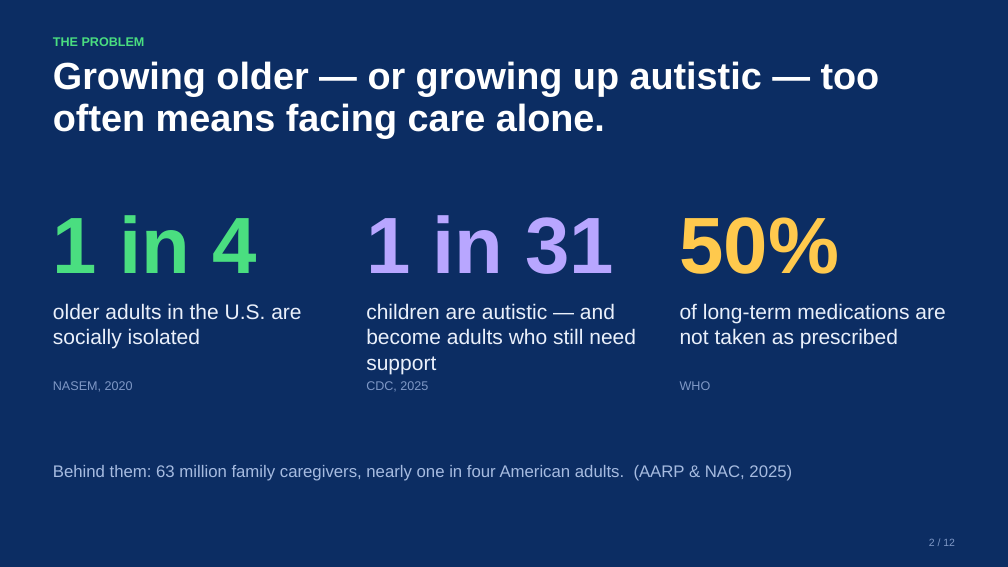
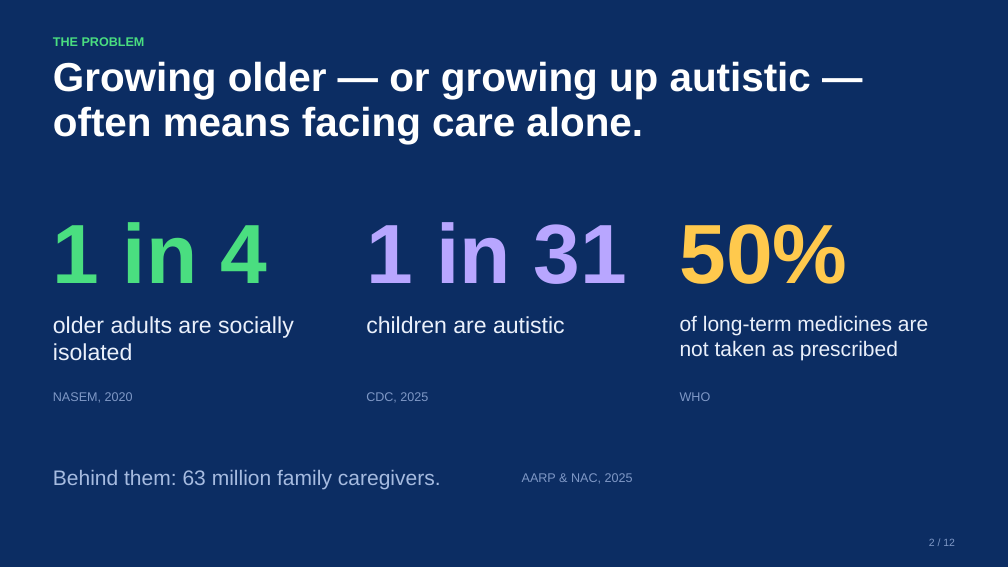
Before and after one commit to engineer2025-sudo/Care, a slide deck: slide 2 of pitch/CareSphere_Congressional_App_Challenge_Deck.pptx. Drawn at 1008x567 pixels with LibreOffice and Linux fonts; fonts in the diff are those of the drawing. Boxes give left, top, right and bottom in pixels: in the first picture for what was removed or moved away, otherwise in the second. Text is boxed around its words. In the diff, an @@ line names an element or a change of style, - is before the commit and + after.

```diff
--- a/pitch/CareSphere_Congressional_App_Challenge_Deck.pptx
+++ b/pitch/CareSphere_Congressional_App_Challenge_Deck.pptx
@@ text at box(53, 61, 811, 144): text changed; size 36 to 38.5 pt @@
-Growing older — or growing up autistic — too often means facing care alone.
+Growing older — or growing up autistic — often means facing care alone.
@@ size 76 to 80 pt; line spacing 91.2pt to 96pt in 3 elements at box(53, 222, 268, 283), box(366, 222, 627, 284), box(680, 224, 848, 284) @@
@@ text at box(53, 316, 294, 361): text changed; size 20 to 22 pt @@
-older adults in the U.S. are socially isolated
+older adults are socially isolated
@@ text at box(366, 316, 565, 334): text changed; size 20 to 22 pt @@
-children are autistic — and become adults who still need support
+children are autistic
@@ text at box(680, 315, 928, 361): text changed @@
-of long-term medications are not taken as prescribed
+of long-term medicines are not taken as prescribed
@@ 3 texts: place and size @@
-3 texts at box(53, 381, 711, 391)
+3 texts at box(53, 392, 711, 402)
@@ text at box(53, 470, 441, 490): text changed; size 16 to 20 pt @@
-Behind them: 63 million family caregivers, nearly one in four American adults. (AARP & NAC, 2025)
+Behind them: 63 million family caregivers.
@@ text added at box(522, 473, 633, 483), 12 pt, text #7F98C6 @@
+AARP & NAC, 2025
```
Also in this commit, not shown: 11 other slides changed, 17 other files.
